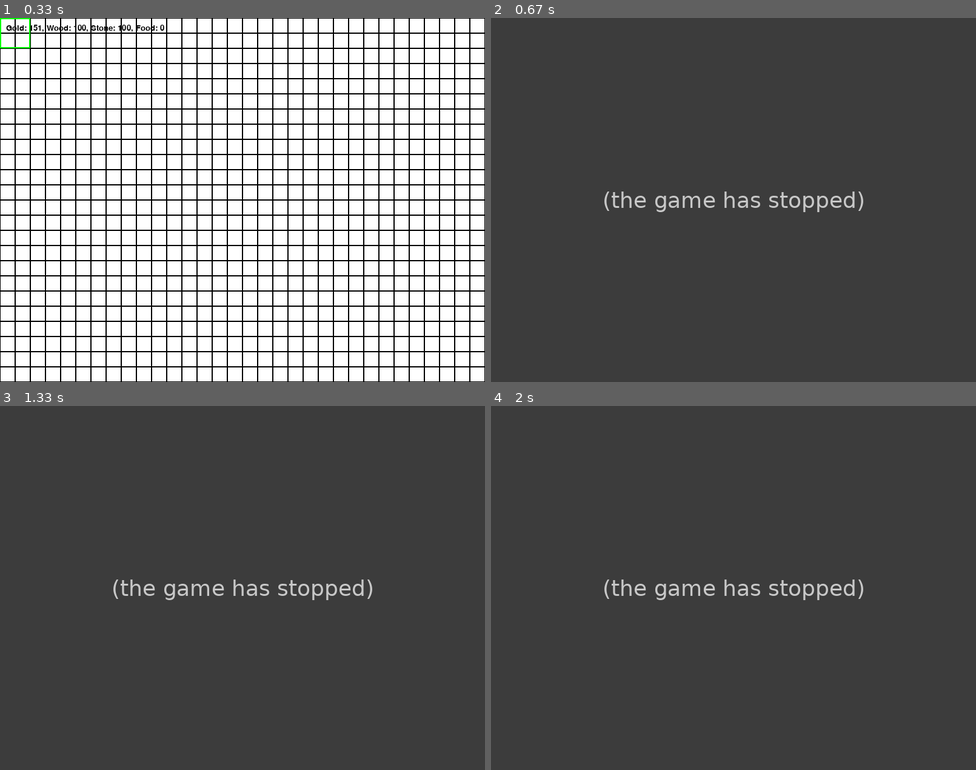
Above: before the commit, frames 1-4 (two rows, left to right).
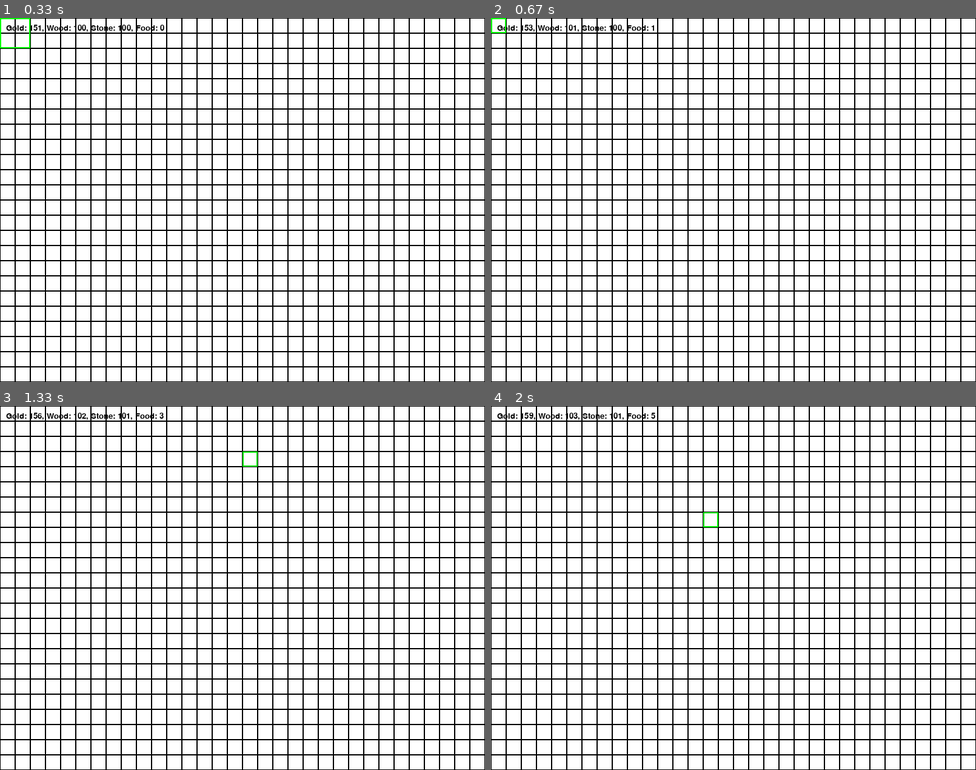
Above: after the commit, the same moments.

Repository: Murasakiao/RTS_pygame
Game: pygame game, started from city_builder.py
Same seed, same stepped clock (60 frames per second), same inputs: the game is played once before the commit and once after it.
Inputs (mouse positions are in pixels of both pictures, inside the frame that each line leads up to):
- Up to frame 1 (0.33 s): no input
- Up to frame 2 (0.67 s): tap 2 at 0.33 s
- Up to frame 3 (1.33 s): move the mouse to (92, 533) at 0.7 s; move the mouse to (252, 464) at 1.2 s
- Up to frame 4 (2 s): move the mouse to (718, 526) at 1.53 s

Frame 1 is identical in both runs. In frame 2, 100% of the frame differs, in the area x 0-100%, y 0-100%; in frame 3, 100%; in frame 4, 100%.
Error before the commit: NameError: name 'building_map' is not defined (city_builder.py line 150); the game stopped at 0.33 s (later frames are placeholders)

Commit message:
refactor: Define building_map outside game loop with key constants

Diff:
--- a/city_builder.py
+++ b/city_builder.py
@@ -121,6 +121,18 @@
 BUILDING_COOLDOWN_TIME = 1000  # 1 second cooldown
 message_duration = 5000  # 5 seconds
 
+# Define building map outside the loop using pygame key constants
+building_map = {
+    K_1: "Castle",
+    K_2: "House",
+    K_3: "Market",
+    K_4: "Barracks",
+    K_5: "Stable",
+    K_6: "Farm",
+    K_7: "LumberMill",
+    K_8: "Quarry",
+}
+
 # Main game loop
 running = True
 preview_rect = None
@@ -147,8 +159,8 @@
             running = False
 
         elif event.type == KEYDOWN:
-            if event.key in building_map:  # Use the global building_map
-                current_building_type = building_map.get(event.key, current_building_type)
+            if event.key in building_map:
+                current_building_type = building_map[event.key]  # Directly access the value
 
         elif event.type == MOUSEBUTTONDOWN and event.button == 1:  # Left click
             grid_x = (mouse_pos[0] // GRID_SIZE) * GRID_SIZE
